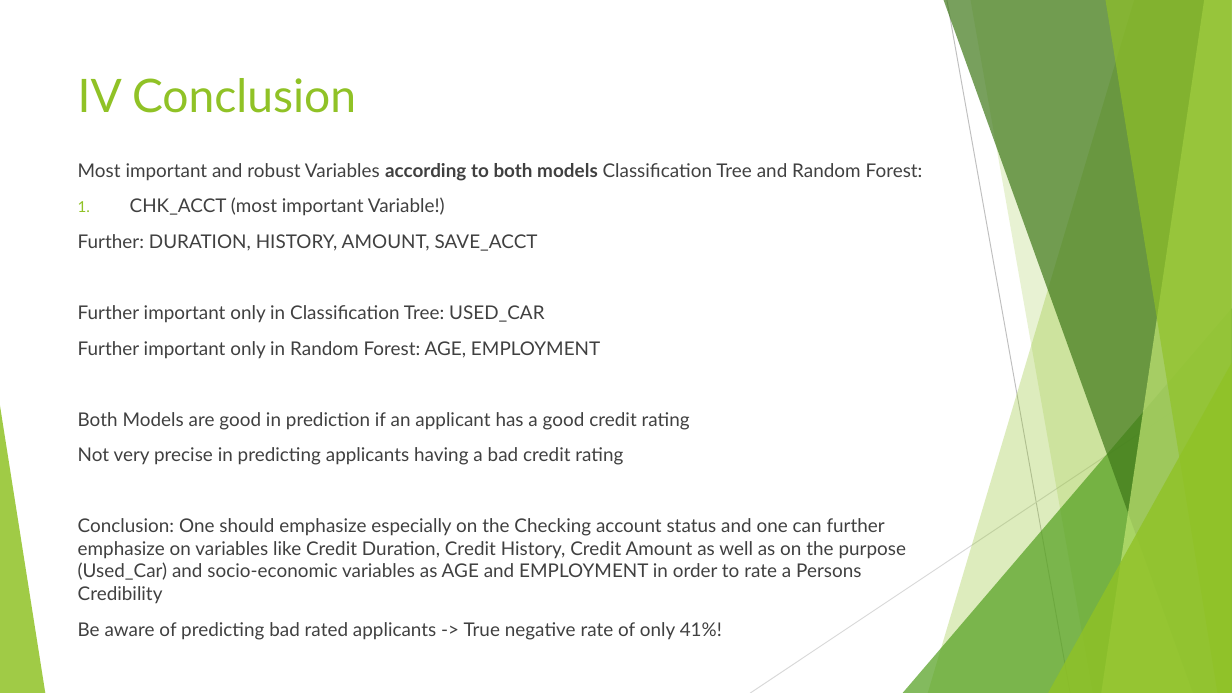
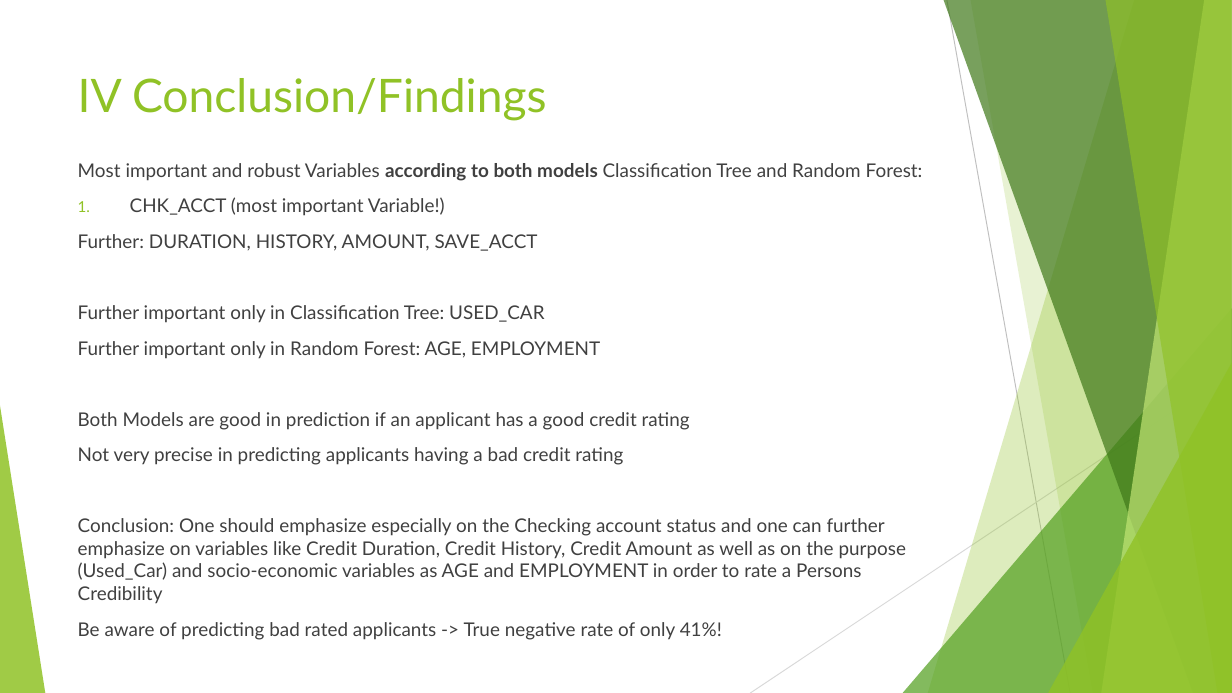
Before and after one commit to RafiKueng/Spoe_Kreditrisiko, a slide deck: slide 16 of Praesentation/Presentation.pptx. Drawn at 1232x693 pixels with LibreOffice and Linux fonts; fonts in the diff are those of the drawing. Boxes give left, top, right and bottom in pixels: in the first picture for what was removed or moved away, otherwise in the second. Text is boxed around its words. In the diff, an @@ line names an element or a change of style, - is before the commit and + after.

```diff
--- a/Praesentation/Presentation.pptx
+++ b/Praesentation/Presentation.pptx
@@ title at [78, 78, 547, 121]: text changed @@
-IV Conclusion
+IV Conclusion/Findings
```
Also in this commit, not shown: 7 other slides changed.
